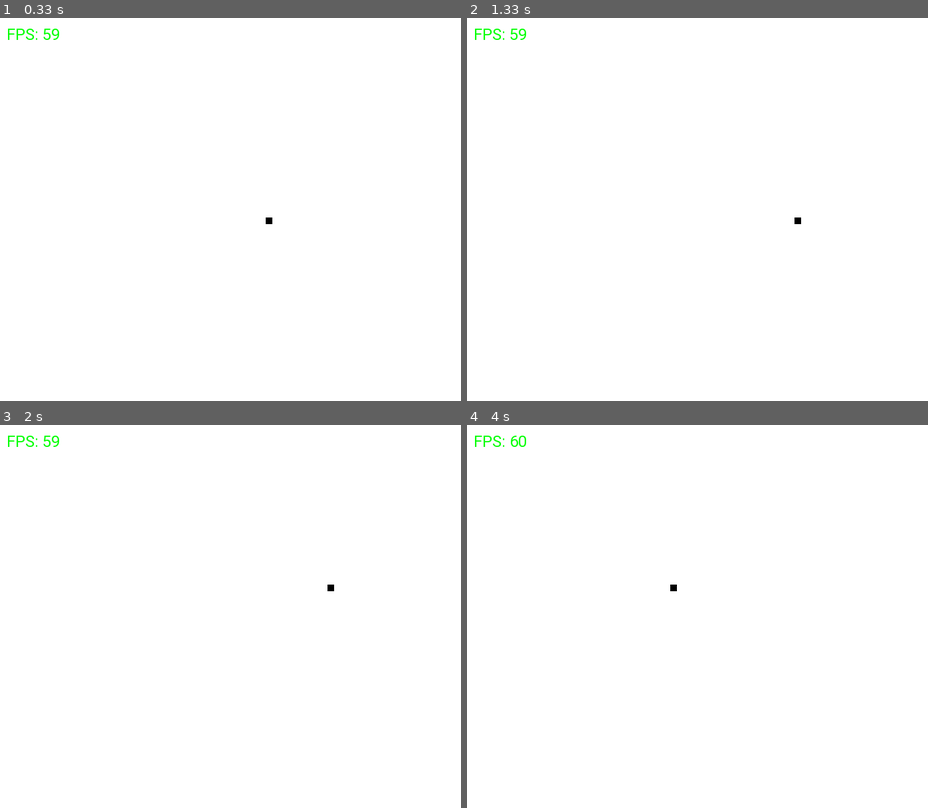
Above: before the commit, frames 1-4 (two rows, left to right).
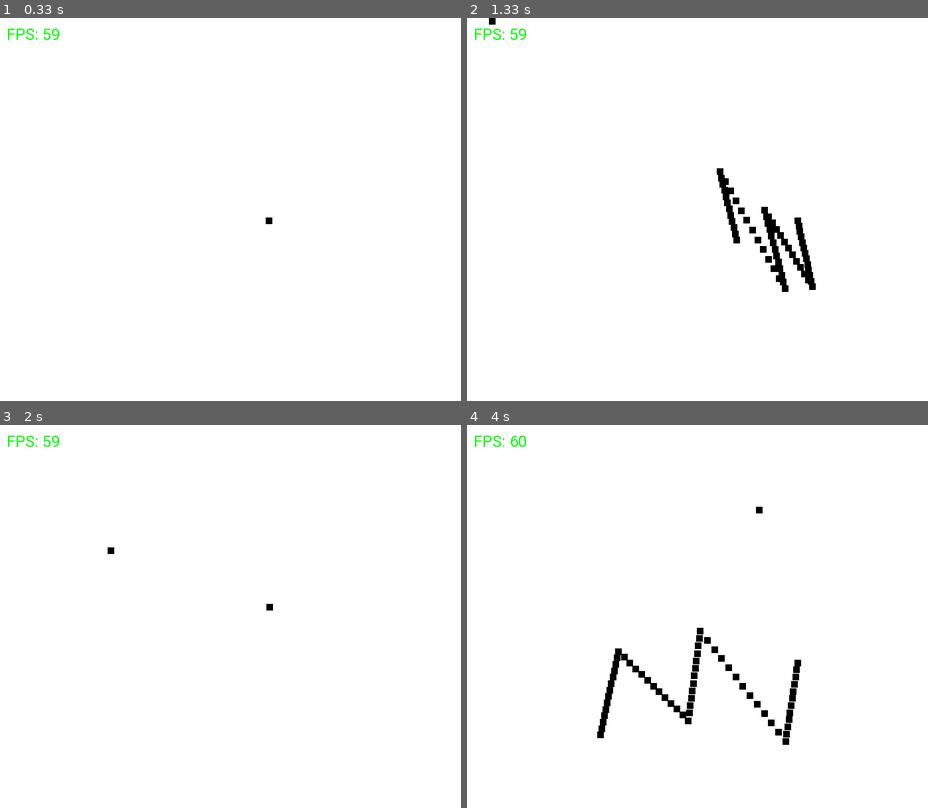
Above: after the commit, the same moments.

Repository: Khoa-Trinh/Area-of-Beast
Game: pygame game, started from main.py
The game is run twice, just before and just after one commit, with the same random seed, the same clock (stepped at 60 frames per second) and the same inputs.
Inputs (mouse positions are in pixels of both pictures, inside the frame that each line leads up to):
- Up to frame 1 (0.33 s): no input
- Up to frame 2 (1.33 s): tap V at 0.33 s; hold C 0.67-1.13 s; hold Right 0.67-1.13 s; hold D from 1.17 s (still down); move the mouse to (734, 243) at 1.2 s; tap . at 1.32 s
- Up to frame 3 (2 s): release D at 1.63 s; hold Up 1.67-1.97 s; move the mouse to (138, 627) at 1.7 s; tap C at 1.82 s
- Up to frame 4 (4 s): hold D 2-2.47 s; move the mouse to (785, 712) at 2.03 s; tap , at 2.15, 3.55 s; hold Left 2.5-3.03 s; move the mouse to (568, 719) at 2.53 s; tap . at 2.65, 3.98 s; hold S 3.07-3.37 s; move the mouse to (808, 486) at 3.1 s; tap C at 3.22 s; hold Left 3.4-3.8 s; move the mouse to (927, 765) at 3.43 s; hold W from 3.83 s (still down); move the mouse to (794, 658) at 3.87 s

Frame 1 is identical in both runs. In frame 2, 1.4% of the frame differs, in the area x 4-76%, y 0-72%; in frame 3, less than 0.1%; in frame 4, 1.6%, in the area x 28-73%, y 21-84%.

Commit message:
Add player skill mechanics and support for multiple players; refactor movement and skill actions

Diff:
--- a/constants/index.py
+++ b/constants/index.py
@@ -19,3 +19,9 @@
     10,
     black,
 )
+
+# Skill
+skill_1_cooldown_duration = 250
+skill_1_distance = 200
+skill_2_cooldown_duration = 750
+skill_2_distance = 500
--- a/functions/helper.py
+++ b/functions/helper.py
@@ -1,13 +1,17 @@
-import pygame as py
+# import pygame as py
 
 
-def wait_then_execute(delay, action):
-    start_time = py.time.get_ticks()
+# def wait_then_execute(delay, action):
+#     start_time = py.time.get_ticks()
 
-    def check():
-        if py.time.get_ticks() - start_time >= delay:
-            action()
-            return True
-        return False
+#     def check():
+#         if py.time.get_ticks() - start_time >= delay:
+#             action()
+#             return True
+#         return False
 
-    return check
+#     return check
+
+
+def minmax(value: float, min_max_tuple: tuple[float]):
+    return min(max(value, min_max_tuple[0]), min_max_tuple[1])
--- a/functions/index.py
+++ b/functions/index.py
@@ -21,9 +21,14 @@
         # Screen
         self.screen.fill(white)
 
-        # Player
-        self.player = Player(self.clock)
-        self.player.draw(self.screen.screen)
+        # Player 1
+        self.player_1 = Player(self.clock, 'wasd')
+        self.player_1.draw(self.screen.screen)
+
+        # Player 2
+        self.player_2 = Player(self.clock, 'arrow')
+        self.player_2.draw(self.screen.screen)
+
         self.screen.flip()
 
     def run(self):
@@ -35,9 +40,10 @@
                     self.running = False
 
             self.screen.fill(white)
-            self.player.action(self.screen.screen, self.dt)
+            self.screen.get_FPS()
 
-            self.screen.get_FPS()
+            self.player_1.action(self.screen.screen, self.dt)
+            self.player_2.action(self.screen.screen, self.dt)
 
             self.screen.flip()
 
--- a/functions/player.py
+++ b/functions/player.py
@@ -1,11 +1,22 @@
 import pygame as py
 
-from constants.index import plr_x, plr_y, plr_height, plr_width, plr_color
-from functions.skill import Skill1
+from constants.index import (
+    plr_x,
+    plr_y,
+    plr_height,
+    plr_width,
+    plr_color,
+    skill_1_cooldown_duration,
+    skill_1_distance,
+    skill_2_cooldown_duration,
+    skill_2_distance,
+)
+from functions.skill import Skill1, Skill2
+from functions.helper import minmax
 
 
 class Player:
-    def __init__(self, clock: py.time.Clock):
+    def __init__(self, clock: py.time.Clock, movement: str):
         # Player settings
         self.x = plr_x
         self.y = plr_y
@@ -13,38 +24,104 @@
         self.width = plr_width
         self.color = plr_color
         self.clock = clock
+        self.move = movement
 
         # Player movement
         self.can_move = True
 
         # Player skill
         self.skill1 = Skill1(plr_width, plr_height)
+        self.skill_1_last = -skill_1_cooldown_duration
+        self.skill_1_cooldown = skill_1_cooldown_duration
+
+        self.skill2 = Skill2(plr_width, plr_height)
+        self.skill_2_last = -skill_2_cooldown_duration
+        self.skill_2_cooldown = skill_2_cooldown_duration
 
     def draw(self, screen: py.Surface):
         py.draw.rect(screen, self.color, (self.x, self.y, self.width, self.height))
 
     def movement(self, screen: py.Surface, dt: float, velo=200):
         key = py.key.get_pressed()
+        width_limit = (0, screen.get_width() - self.width)
+        height_limit = (0, screen.get_height() - self.height)
+
         if self.can_move:
-            if key[py.K_LEFT]:
-                self.x = max(self.x - velo * dt, 0)
-            if key[py.K_RIGHT]:
-                self.x = min(self.x + velo * dt, screen.get_width() - self.width)
-            if key[py.K_UP]:
-                self.y = max(self.y - velo * dt, 0)
-            if key[py.K_DOWN]:
-                self.y = min(self.y + velo * dt, screen.get_height() - self.height)
+            directions = {
+                "wasd": {
+                    py.K_a: (-velo * dt, 0),
+                    py.K_d: (velo * dt, 0),
+                    py.K_w: (0, -velo * dt),
+                    py.K_s: (0, velo * dt),
+                },
+                "arrow": {
+                    py.K_LEFT: (-velo * dt, 0),
+                    py.K_RIGHT: (velo * dt, 0),
+                    py.K_UP: (0, -velo * dt),
+                    py.K_DOWN: (0, velo * dt),
+                },
+            }
+            for key_code, (dx, dy) in directions.get(self.move, {}).items():
+                if key[key_code]:
+                    self.x = minmax(self.x + dx, width_limit)
+                    self.y = minmax(self.y + dy, height_limit)
 
         self.draw(screen)
 
     def skill(self, screen: py.Surface):
+        # Variables
         key = py.key.get_pressed()
+        current_time = py.time.get_ticks()
+        cur_x, cur_y = py.mouse.get_pos()
+        fps = self.clock.get_fps()
 
-        # Skill 1
-        if key[py.K_k]:
-          self.x, self.y = self.skill1.action(screen, self.x, self.y)
-          self.draw(screen)
+        skill_keys = {
+            "wasd": {"skill1": py.K_c, "skill2": py.K_v},
+            "arrow": {"skill1": py.K_COMMA, "skill2": py.K_PERIOD},
+        }
 
+        if self.move in skill_keys and self.can_move:
+            keys = skill_keys[self.move]
+
+            # Skill 1
+            if (
+                key[keys["skill1"]]
+                and current_time - self.skill_1_last >= self.skill_1_cooldown
+            ):
+                # Setting
+                self.skill_1_last = current_time
+                self.skill1.direction = None
+                self.skill1.distance = None
+                self.skill1.remaining_distance = None
+                self.can_move = False
+
+                # Action
+                for i in range(0, int(fps)):
+                    self.x, self.y = self.skill1.action(
+                        screen, self.x, self.y, cur_x, cur_y, skill_1_distance, fps
+                    )
+                    self.draw(screen)
+
+                self.can_move = True
+
+            # Skill 2
+            if (
+                key[keys["skill2"]]
+                and current_time - self.skill_2_last >= self.skill_2_cooldown
+            ):
+                # Setting
+                self.skill_2_last = current_time
+                self.skill2.direction = None
+                self.skill2.distance = None
+                self.can_move = False
+
+                # Action
+                for i in range(0, int(fps)):
+                    self.x, self.y = self.skill2.action(
+                        screen, self.x, self.y, cur_x, cur_y, skill_2_distance, fps, i
+                    )
+                    self.draw(screen)
+                self.can_move = True
 
     def action(self, screen: py.Surface, dt: float):
         self.movement(screen, dt)
--- a/functions/skill.py
+++ b/functions/skill.py
@@ -1,38 +1,107 @@
 import pygame as py
+import math as m
+
+from functions.helper import minmax
 
 
 class Skill1:
     def __init__(self, width, height):
+        # Skill settings
         self.width = width
         self.height = height
-        self.current_step = 0  # Track the current step
-        self.last_step_time = 0  # Track when the last step happened
-        self.step_delay = 50
+        self.direction = None
+        self.distance = None
+        self.remaining_distance = None
 
-    def action(self, screen: py.Surface, x, y):
-        current_time = py.time.get_ticks()
-        if current_time - self.last_step_time >= self.step_delay:
-            self.current_step += 1  # Move to the next step
-            self.last_step_time = current_time  # Reset the timer
+    def action(
+        self,
+        screen: py.Surface,
+        x: float | int,
+        y: float | int,
+        cur_x: int,
+        cur_y: int,
+        distance: int,
+        fps: float,
+    ):
+        dx, dy = cur_x - x, cur_y - y
+        step = distance / fps
+        width_limit = (0, screen.get_width() - self.width)
+        height_limit = (0, screen.get_height() - self.height)
 
-            # Define step functions
-            step_functions = {1: self.step_1, 2: self.step_2, 3: self.step_1}
-            step_function = step_functions.get(self.current_step, None)
+        if self.direction is None or self.distance is None:
+            self.direction = m.degrees(m.atan2(dy, dx))
+            self.distance = m.hypot(dx, dy)
+            self.remaining_distance = self.distance
 
-            # If a valid step exists, execute it
-            if step_function:
-                return step_function(screen, x, y)
-            else:
-                self.current_step = 0  # Reset step sequence after the last step
+        move_x = step * m.cos(m.radians(self.direction))
+        move_y = step * m.sin(m.radians(self.direction))
+
+        x = minmax(x + move_x, width_limit)
+        y = minmax(y + move_y, height_limit)
+
+        self.remaining_distance -= step
+        if self.remaining_distance <= 0:
+            return (
+                minmax(cur_x - self.width / 2, width_limit),
+                minmax(cur_y - self.height / 2, height_limit),
+            )
 
         return x, y
 
-    def step_1(self, screen: py.Surface, x, y):
-        x = max(0, min(x + 5, screen.get_width() - self.width))
-        y = max(0, min(y + 50, screen.get_height() - self.height))
+
+class Skill2:
+    def __init__(self, width, height):
+        self.width = width
+        self.height = height
+        self.direction = None
+        self.distance = None
+        self.deviation_values = [-100, 134, -120, 200, -114]
+
+    def action(
+        self,
+        screen: py.Surface,
+        x: float | int,
+        y: float | int,
+        cur_x: int,
+        cur_y: int,
+        distance: int,
+        fps: float,
+        i: int,
+    ):
+        fr = fps / len(self.deviation_values)
+        index = min(int(i // fr), len(self.deviation_values) - 1)
+
+        dx, dy = cur_x - x, cur_y - y
+        if self.direction is None or self.distance is None:
+            self.direction = m.degrees(m.atan2(dy, dx))
+            self.distance = m.hypot(dx, dy)
+
+        if distance > self.distance:
+            distance = self.distance
+
+        return self.step(screen, x, y, distance, fr, self.deviation_values[index])
+
+    def step(
+        self,
+        screen: py.Surface,
+        x: float | int,
+        y: float | int,
+        distance: int,
+        fr: float,
+        deviated_value: float,
+    ):
+        step = distance / (fr * len(self.deviation_values))
+        deviated = deviated_value / fr
+        width_limit = (0, screen.get_width() - self.width)
+        height_limit = (0, screen.get_height() - self.height)
+
+        deviated_move_x = step * m.cos(m.radians(self.direction)) + deviated * m.cos(
+            m.radians(self.direction + 90)
+        )
+        deviated_move_y = step * m.sin(m.radians(self.direction)) + deviated * m.sin(
+            m.radians(self.direction + 90)
+        )
+
+        x = minmax(x + deviated_move_x, width_limit)
+        y = minmax(y + deviated_move_y, height_limit)
         return x, y
-
-    def step_2(self, screen: py.Surface, x, y):
-        x = max(0, min(x + 5, screen.get_width() - self.width))
-        y = max(0, min(y - 100, screen.get_height() - self.height))
-        return x, y
